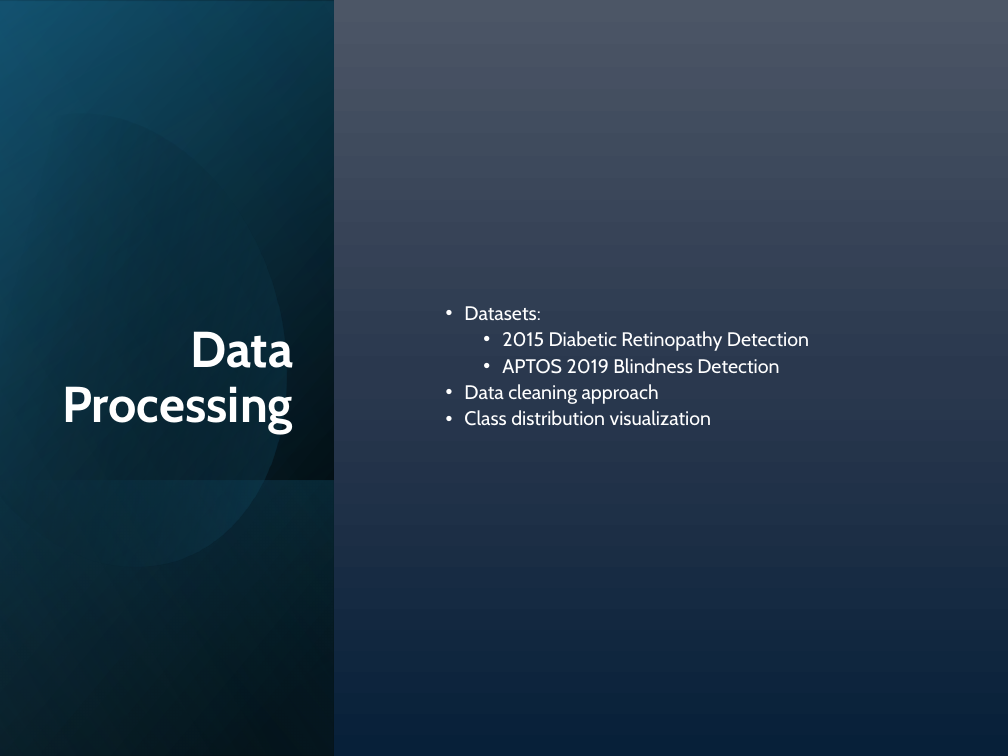
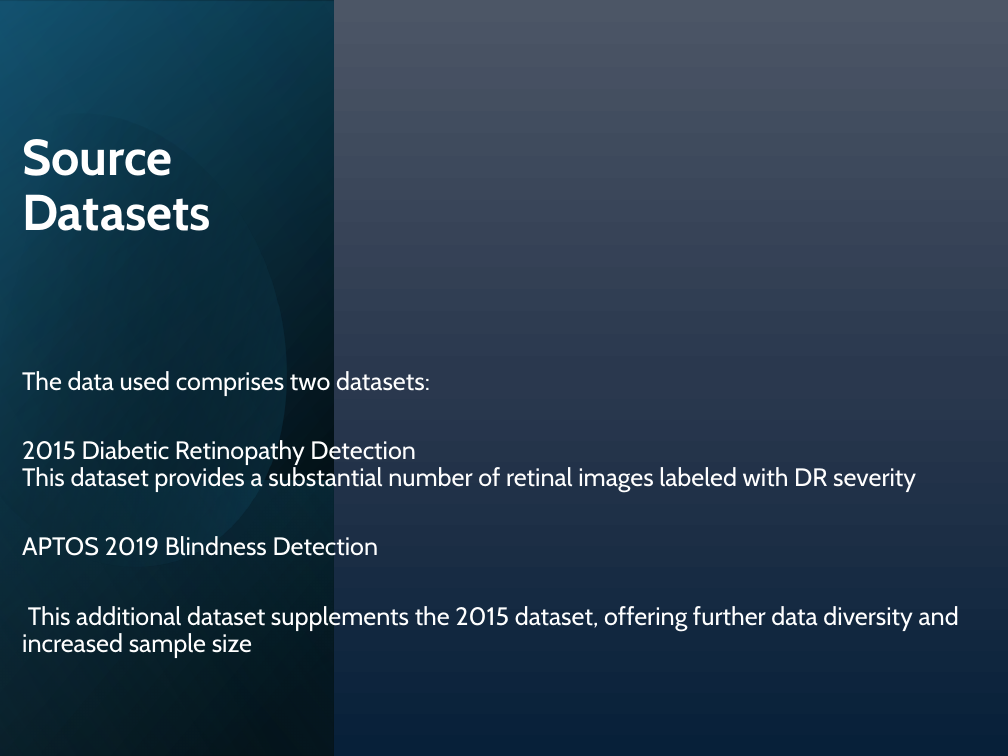
Before and after one commit to lmanov1/DL_DiabeticRetinopathyStagePrediction, a slide deck: slide 8 of presentation/DLStagePredictPresentation.pptx. Drawn at 1008x756 pixels with LibreOffice and Linux fonts; fonts in the diff are those of the drawing. Boxes give left, top, right and bottom in pixels: in the first picture for what was removed or moved away, otherwise in the second. Text is boxed around its words. In the diff, an @@ line names an element or a change of style, - is before the commit and + after.

```diff
--- a/presentation/DLStagePredictPresentation.pptx
+++ b/presentation/DLStagePredictPresentation.pptx
@@ title at [22, 139, 211, 231]: text changed @@
-Data Processing
+Source Datasets
@@ text "The data used comprises two ...": place and size @@
-text "The data used comprises two ..." at [464, 306, 809, 426]
+text "The data used comprises two ..." at [22, 371, 959, 658]
@@ text at [22, 371, 916, 492]: text changed; size 14 to 18 pt @@
-  • Datasets:
-    • 2015 Diabetic Retinopathy Detection
+The data used comprises two datasets:
+2015 Diabetic Retinopathy Detection
+This dataset provides a substantial number of retinal images labeled with DR severity
@@ text at [22, 536, 379, 556]: size 14 to 18 pt in "APTOS 2019 Blindness Detection"; bullet • to none; list level 3 to 1 in "APTOS 2019 Blindness Detection" @@
@@ text at [22, 606, 959, 658]: text changed; size 14 to 18 pt @@
-  • Data cleaning approach
-  • Class distribution visualization
+This additional dataset supplements the 2015 dataset, offering further data diversity and increased sample size
```
Also in this commit, not shown: 13 other slides changed, 7 slides added, 9 slides removed.
